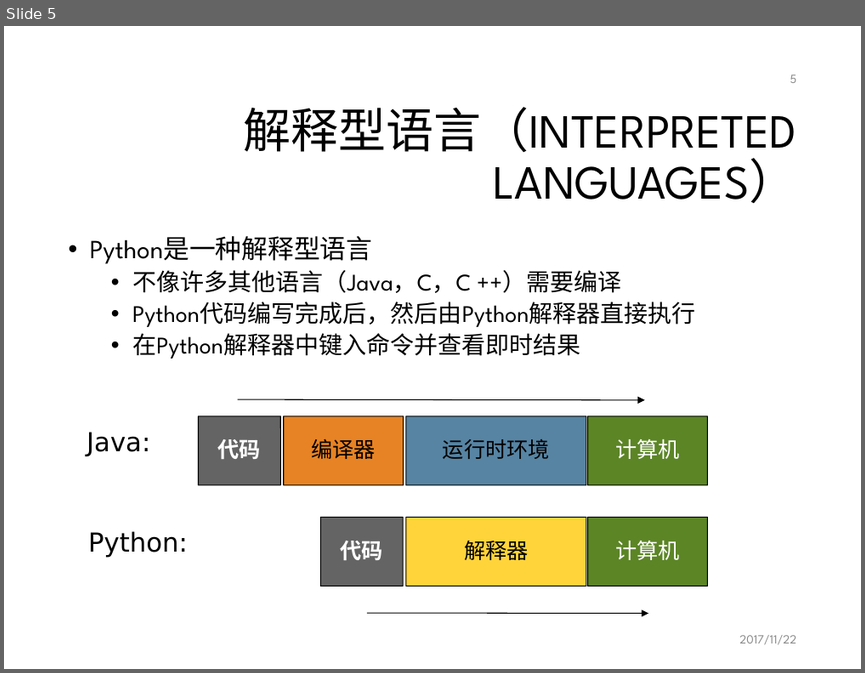
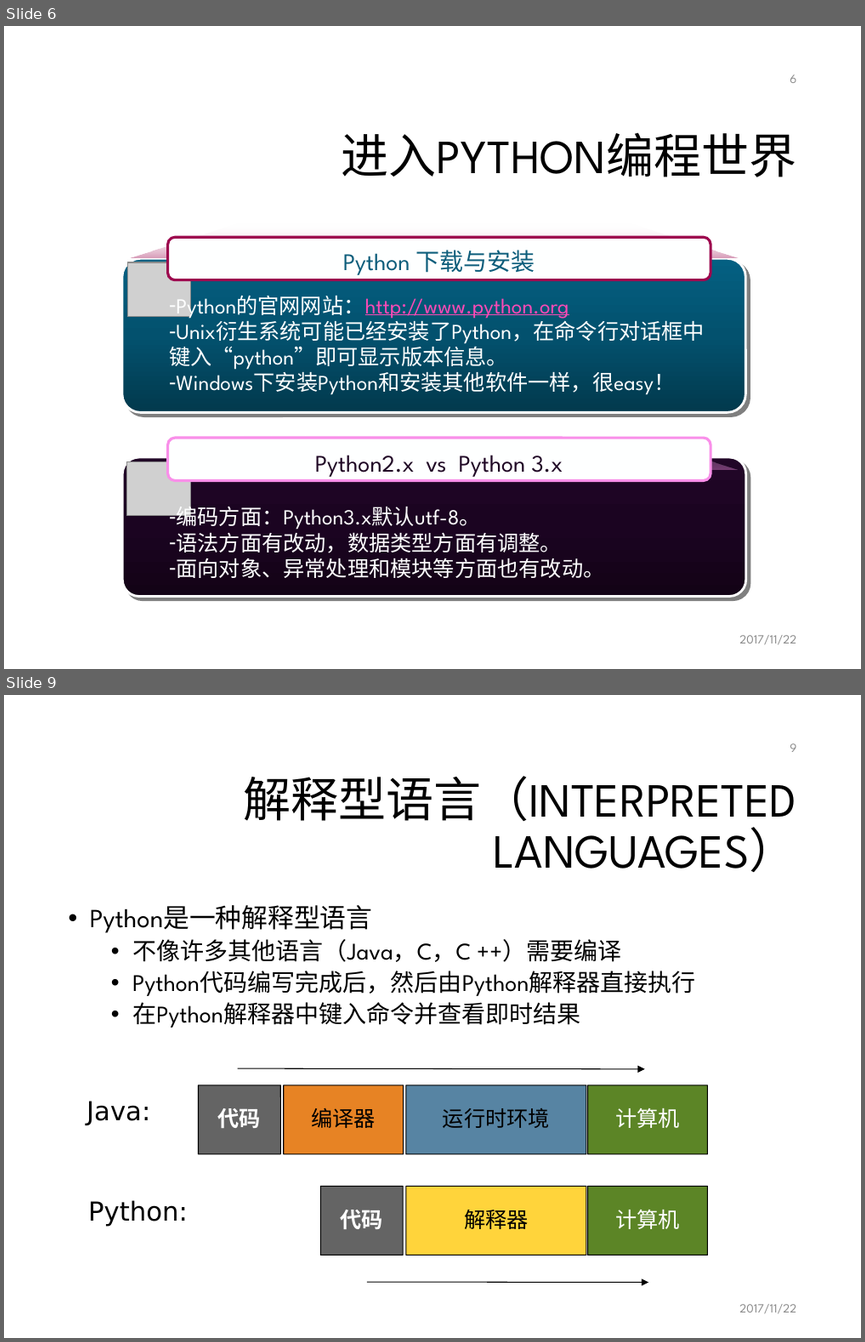
Before and after one commit to mcai/PythonTraining, a slide deck: intro_python_programming.pptx. Shown one above the other, each under a label of ours: slide 5 before the commit, slides 6 and 9 after it; the slides between them are not shown. The pictures are 865x673 and 865x1342 pixels, drawn with LibreOffice and Linux fonts; fonts in the diff are those of the drawing; grey boxes stand for pictures; background and template pictures are left out. Boxes give left, top, right and bottom in pixels: in the first picture for what was removed or moved away, otherwise in the second. Text is boxed around its words. In the diff, an @@ line names an element or a change of style, - is before the commit and + after.

```diff
--- a/intro_python_programming.pptx
+++ b/intro_python_programming.pptx
@@ slide 6 added at <box>4,26,861,669</box>, background #FFFFFF @@
@@ page number added at <box>789,74,796,83</box>, 10.5 pt, text #8C8C8C @@
+6
@@ title added at <box>341,132,796,177</box>, 40 pt, text #000000 @@
+进入PYTHON编程世界
@@ freeform shape added at <box>129,224,738,258</box>, fill gradient #9D074E to #FFFFFF @@
@@ rounded rectangle added at <box>168,237,710,279</box>, fill #FEFFFF, outline #9D074E 2.25 pt @@
@@ text added at <box>343,250,535,275</box>, 20 pt, text #0D5D7B @@
+Python 下载与安装
@@ rounded rectangle added at <box>122,258,746,413</box>, fill gradient #03394E to #04526F to #056183, outline #FEFEFE 2 pt @@
@@ picture added at <box>127,262,191,317</box> @@
@@ text added at <box>169,291,704,395</box>, 18 pt, text #FEFFFF @@
+– Python的官网网站：http://www.python.org
+– Unix衍生系统可能已经安装了Python，在命令行对话框中键入“python”即可显示版本信息。
+– Windows下安装Python和安装其他软件一样，很easy！
@@ rounded rectangle added at <box>122,457,746,596</box>, fill gradient #140417 to #1C0521 to #210627, outline #FEFEFE 2 pt @@
@@ freeform shape added at <box>138,436,738,470</box>, fill gradient #F98FE9 to #FFFFFF @@
@@ rounded rectangle added at <box>168,437,710,480</box>, fill #FEFFFF, outline #F98FE9 2.25 pt @@
@@ text added at <box>315,454,562,480</box>, 20 pt, text #200825 @@
+Python2.x vs Python 3.x
@@ picture added at <box>127,461,191,516</box> @@
@@ text added at <box>176,503,604,578</box>, 18 pt, text #FEFFFF @@
+– 编码方面：Python3.x默认utf-8。
+– 语法方面有改动，数据类型方面有调整。
+– 面向对象、异常处理和模块等方面也有改动。
@@ text added at <box>739,635,796,645</box>, 10.5 pt, text #8C8C8C @@
+2017/11/22
@@ what was slide 5 is now slide 9 @@
@@ page number at <box>789,743,796,752</box>: text changed @@
-5
+9
```
Also in this commit, not shown: 7 slides changed, 8 other slides added, 2 slides removed.
